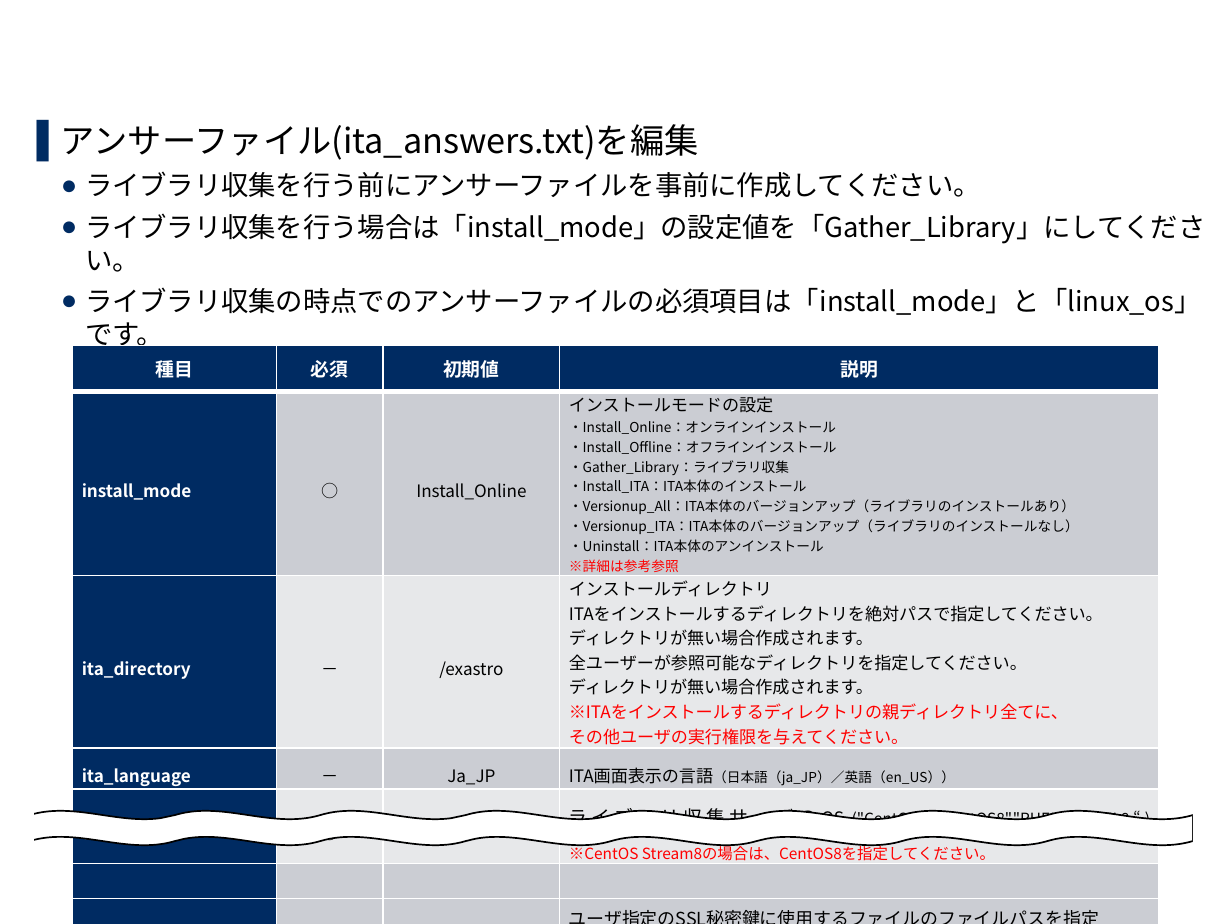
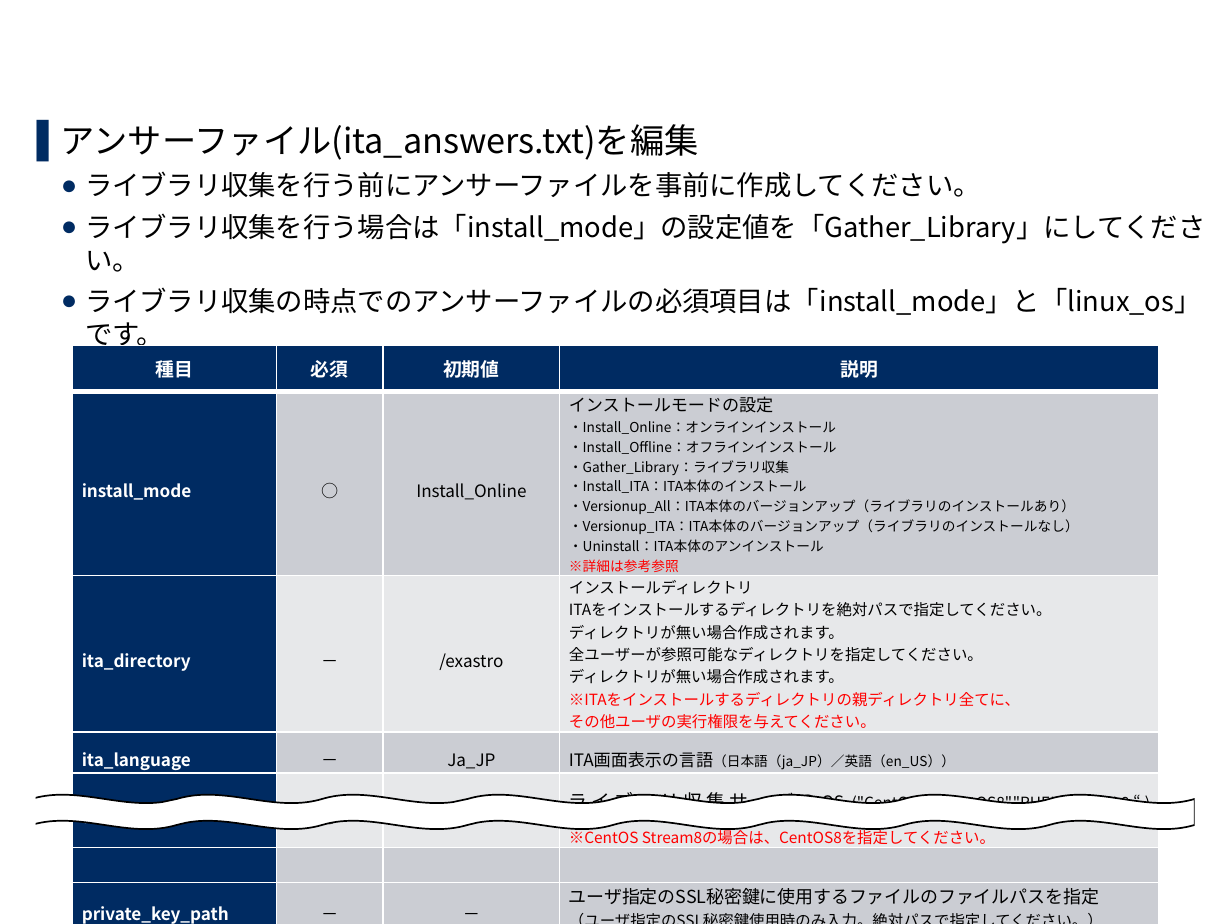
Before and after one commit to exastro-suite/it-automation-docs, a slide deck: slide 16 of asset/Learn_ja/ITA-offline-install_ja.pptx. Drawn at 1232x924 pixels with LibreOffice and Linux fonts; fonts in the diff are those of the drawing; background and template pictures are left out. Boxes give left, top, right and bottom in pixels: in the first picture for what was removed or moved away, otherwise in the second. Text is boxed around its words. In the diff, an @@ line names an element or a change of style, - is before the commit and + after.

```diff
--- a/asset/Learn_ja/ITA-offline-install_ja.pptx
+++ b/asset/Learn_ja/ITA-offline-install_ja.pptx
@@ table at bbox=[73, 345, 1159, 924] @@
@@ size 10 to 9 pt in "インストールディレクトリ", "ITAをインストールするディレクトリを絶対パスで指定してください。", "ディレクトリが無い場合作成されます。", "全ユーザーが参照可能なディレクトリを指定してください。" and 3 more places @@
@@ 2 rectangles, 1 freeform shape: place and size @@
-2 rectangles, 1 freeform shape at bbox=[25, 811, 1202, 857]
+2 rectangles, 1 freeform shape at bbox=[26, 795, 1205, 841]
```
Also in this commit, not shown: 9 other files.
